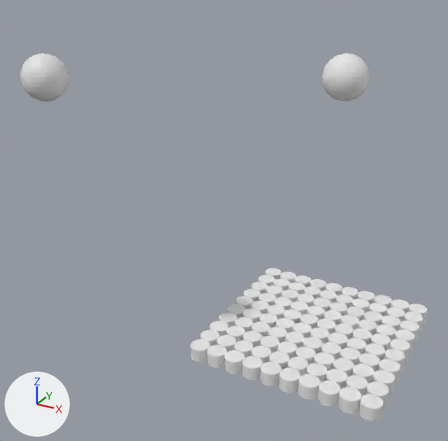
The Blender file blender_sim/main.blend: old version first, new version second.
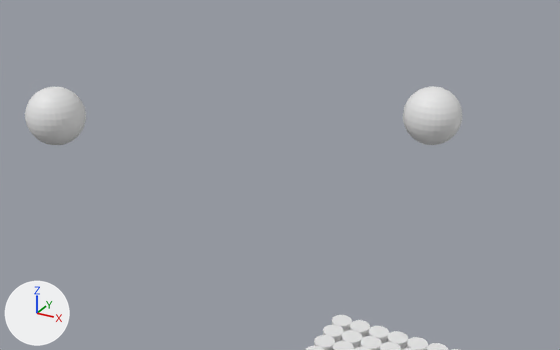
There are two pictures of each version: one whole from a camera (50 mm lens) standing at (0.14, -0.229, 0.191) and looking at (0.005, 0.017, 0.068), one close up from a camera (50 mm lens) standing at (0.132, -0.214, 0.228) and looking at (-0.003, 0.031, 0.105). The axes (+X, +Y, +Z) are drawn at lower left. The lights are the same throughout.
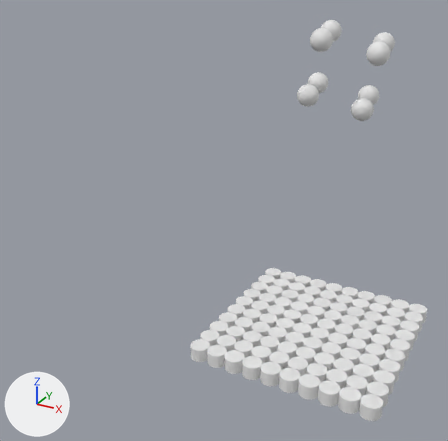
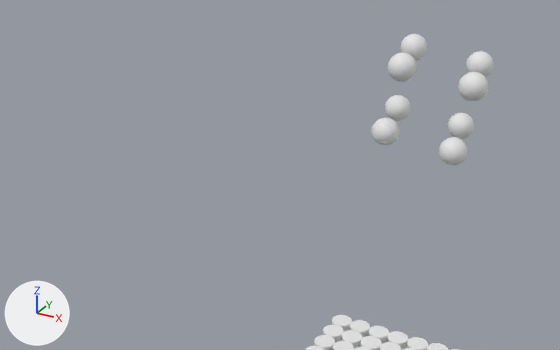
Edits to the bpy script that builds the scene:
```text
Change me_sphere_9727:
    used by ob_sphere_0; location = (0.0562, 0.031, 0.14)
    remove me_sphere_9727.from_pydata(...)  # 482 vertices, 512 faces; spans x -0.01..0.01, y -0.01..0.01, z -0.01..0.01
    add me_sphere_9727.from_pydata(...)  # 482 vertices, 512 faces; spans x -0.005..0.005, y -0.005..0.005, z -0.005..0.005
    me_sphere_9727 part 1: 482 vertices removed from x -0.01..0.01, y -0.01..0.01, z -0.01..0.01
    me_sphere_9727 part 2: 482 vertices added at x -0.005..0.005, y -0.005..0.005, z -0.005..0.005, forming a UV sphere (32 segments, 16 rings, poles along z)
Change me_sphere_9728:
    used by ob_sphere_1; location = (-0.0562, -0.031, 0.14)
    remove me_sphere_9728.from_pydata(...)  # 482 vertices, 512 faces; spans x -0.01..0.01, y -0.01..0.01, z -0.01..0.01
    add me_sphere_9728.from_pydata(...)  # 482 vertices, 512 faces; spans x -0.005..0.005, y -0.005..0.005, z -0.005..0.005
    me_sphere_9728 part 3: 482 vertices removed from x -0.01..0.01, y -0.01..0.01, z -0.01..0.01
    me_sphere_9728 part 4: 482 vertices added at x -0.005..0.005, y -0.005..0.005, z -0.005..0.005, forming a UV sphere (32 segments, 16 rings, poles along z)
Add me_sphere_9776:
    me_sphere_9776.from_pydata(...)  # a UV sphere (32 segments, 16 rings, poles along z) spanning x -0.005..0.005, y -0.005..0.005, z -0.005..0.005
Add me_sphere_9775:
    me_sphere_9775.from_pydata(...)  # a UV sphere (32 segments, 16 rings, poles along z) spanning x -0.005..0.005, y -0.005..0.005, z -0.005..0.005
Change ob_sphere_0:
    ob_sphere_0.location: (0.0562, 0.031, 0.14) -> (0.0621, 0.0647, 0.1504)
Change ob_sphere_1:
    ob_sphere_1.location: (-0.0562, -0.031, 0.14) -> (0.0573, 0.0647, 0.1258)
Add ob_sphere_7:
    ob_sphere_7 = bpy.data.objects.new('sphere_7', me_sphere_9776)
    ob_sphere_7.location = (0.0427, 0.0353, 0.1542)
Add ob_sphere_6:
    ob_sphere_6 = bpy.data.objects.new('sphere_6', me_sphere_9775)
    ob_sphere_6.location = (0.0379, 0.0353, 0.1296)
Add ob_sphere_5:
    ob_sphere_5 = bpy.data.objects.new('sphere_5', me_sphere_9775.copy())
    ob_sphere_5.location = (0.062, 0.0401, 0.1249)
Add ob_sphere_4:
    ob_sphere_4 = bpy.data.objects.new('sphere_4', me_sphere_9775.copy())
    ob_sphere_4.location = (0.0668, 0.0401, 0.1495)
Add ob_sphere_3:
    ob_sphere_3 = bpy.data.objects.new('sphere_3', me_sphere_9775.copy())
    ob_sphere_3.location = (0.038, 0.0599, 0.1551)
Add ob_sphere_2:
    ob_sphere_2 = bpy.data.objects.new('sphere_2', me_sphere_9775.copy())
    ob_sphere_2.location = (0.0332, 0.0599, 0.1305)
```

Location of each change, (x1, y1, x2, y2) in pixels of the close-ups (560 x 350 px):
'sphere_1', reshaped, moved (56% narrower, 54% shorter)
    before: (25, 87, 86, 145)
    after: (448, 113, 474, 139)
'sphere_0', reshaped, moved (52% narrower, 55% shorter)
    before: (403, 86, 462, 145)
    after: (466, 51, 494, 77)
'sphere_4', added
    after: (458, 72, 489, 101)
'sphere_7', added
    after: (388, 53, 417, 82)
'sphere_5', added
    after: (439, 137, 468, 165)
'sphere_6', added
    after: (371, 118, 399, 145)
'sphere_2', added
    after: (385, 95, 411, 121)
'sphere_3', added
    after: (400, 34, 427, 61)
part 1 of me_sphere_9727, deleted
    before: (403, 86, 462, 145)
part 2 of me_sphere_9727, added
    after: (466, 51, 494, 77)
part 3 of me_sphere_9728, deleted
    before: (25, 87, 86, 145)
part 4 of me_sphere_9728, added
    after: (448, 113, 474, 139)
